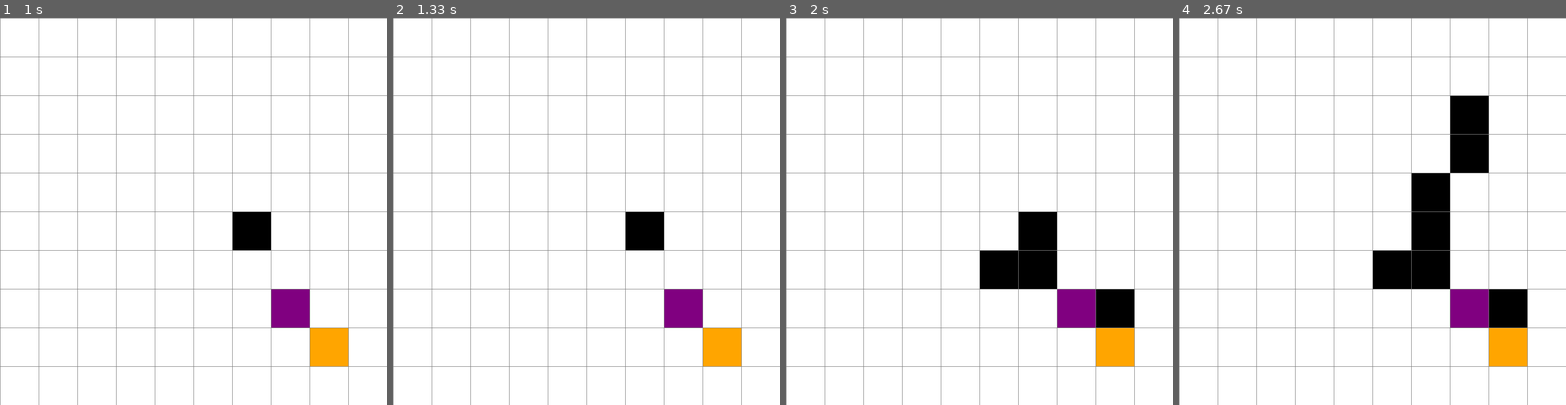
Above: before the commit, frames 1-4 (left to right).
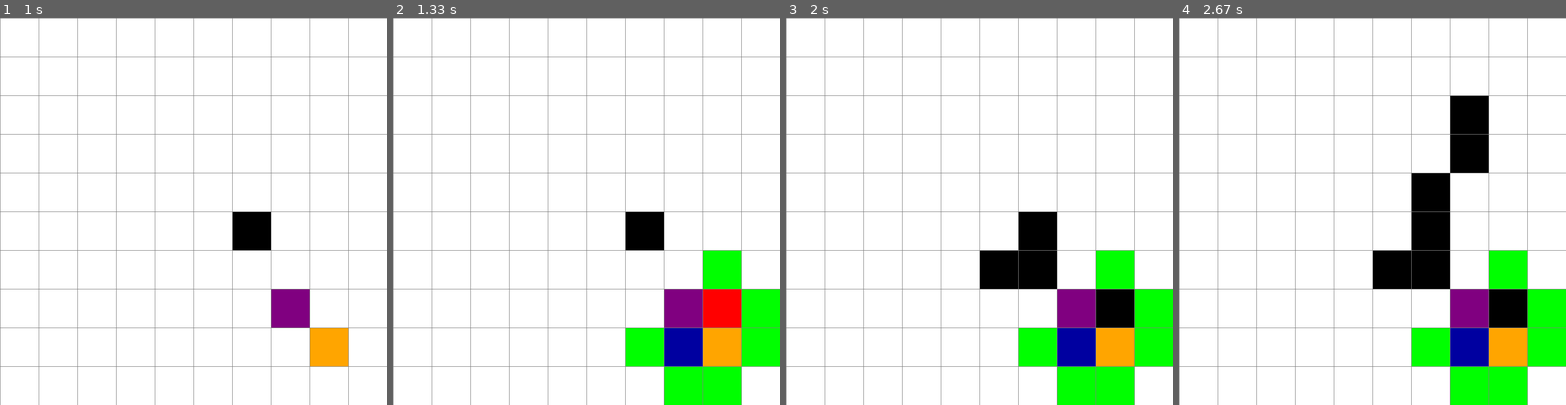
Above: after the commit, the same moments.

Repository: DavidG2115/Inteligencia-Artificial-
Game: pygame game, started from Proyecto1/algoritmoA.py
The game is run twice, just before and just after one commit, with the same random seed, the same clock (stepped at 60 frames per second) and the same inputs.
Inputs (mouse positions are in pixels of both pictures, inside the frame that each line leads up to):
- Up to frame 1 (1 s): tap C at 0.33 s; press the mouse at (336, 346) at 0.7 s; move the mouse to (286, 296) at 0.8 s; release the mouse at (239, 246) at 0.93 s
- Up to frame 2 (1.33 s): tap Space at 1 s
- Up to frame 3 (2 s): click (983, 254) at 1.38 s; press the mouse at (983, 254) at 1.7 s; move the mouse to (1049, 281) at 1.8 s; release the mouse at (1114, 312) at 1.93 s
- Up to frame 4 (2.67 s): press the mouse at (1376, 254) at 2.03 s; move the mouse to (1415, 196) at 2.13 s; release the mouse at (1453, 141) at 2.27 s; press the mouse at (1376, 254) at 2.37 s; move the mouse to (1418, 184) at 2.47 s; release the mouse at (1457, 118) at 2.6 s

Frame 1 is identical in both runs. In frame 2, 7.8% of the frame differs, in the area x 60-100%, y 60-100%; in frame 3, 6.8%; in frame 4, 6.8%.

Commit message:
funcionamiento de algoritmo sin diagonales

Diff:
--- a/Proyecto1/algoritmoA.py
+++ b/Proyecto1/algoritmoA.py
@@ -1,4 +1,5 @@
 import pygame
+from queue import PriorityQueue
 
 # Configuraciones iniciales
 ANCHO_VENTANA = 800
@@ -13,6 +14,7 @@
 ROJO = (255, 0, 0)
 NARANJA = (255, 165, 0)
 PURPURA = (128, 0, 128)
+AZUL = (0, 0, 160)
 
 class Nodo:
     def __init__(self, fila, col, ancho, total_filas):
@@ -23,6 +25,7 @@
         self.color = BLANCO
         self.ancho = ancho
         self.total_filas = total_filas
+        self.vecinos = []
 
     def get_pos(self):
         return self.fila, self.col
@@ -47,6 +50,32 @@
 
     def hacer_fin(self):
         self.color = PURPURA
+
+    # Metodos para cambiar el color de los nodos
+    def hacer_abierto(self):
+        self.color = VERDE
+
+    def hacer_cerrado(self):
+        self.color = ROJO
+
+    def hacer_camino(self):
+        self.color = AZUL
+
+
+    def actualizar_vecinos(self, grid):
+        self.vecinos = []
+        # abajo
+        if self.fila < self.total_filas - 1 and not grid[self.fila + 1][self.col].es_pared():
+            self.vecinos.append(grid[self.fila + 1][self.col])
+        # arriba
+        if self.fila > 0 and not grid[self.fila - 1][self.col].es_pared():
+            self.vecinos.append(grid[self.fila - 1][self.col])
+        # derecha
+        if self.col < self.total_filas - 1 and not grid[self.fila][self.col + 1].es_pared():
+            self.vecinos.append(grid[self.fila][self.col + 1])
+        # izquierda
+        if self.col > 0 and not grid[self.fila][self.col - 1].es_pared():
+            self.vecinos.append(grid[self.fila][self.col - 1])
 
     def dibujar(self, ventana):
         pygame.draw.rect(ventana, self.color, (self.x, self.y, self.ancho, self.ancho))
@@ -84,6 +113,69 @@
     col = x // ancho_nodo
     return fila, col
 
+# Logica para el Algoritmo A*
+def heuristica(a, b):
+    x1, y1 = a.get_pos()
+    x2, y2 = b.get_pos()
+    return abs(x1 - x2) + abs(y1 - y2)
+
+def reconstruir_camino(came_from, actual, dibujar):
+    while actual in came_from:
+        actual = came_from[actual]
+        if not actual.es_inicio():
+            actual.hacer_camino()
+        dibujar()
+
+def a_estrella(dibujar, grid, inicio, fin):
+    count = 0
+    open_set = PriorityQueue()
+    open_set.put((0, count, inicio))
+    came_from = {}
+
+    g_score = {n: float("inf") for fila in grid for n in fila}
+    g_score[inicio] = 0
+
+    f_score = {n: float("inf") for fila in grid for n in fila}
+    f_score[inicio] = heuristica(inicio, fin)
+
+    open_hash = {inicio}
+
+    while not open_set.empty():
+        for event in pygame.event.get():
+            if event.type == pygame.QUIT:
+                pygame.quit()
+
+        actual = open_set.get()[2]
+        open_hash.remove(actual)
+
+        if actual == fin:
+            reconstruir_camino(came_from, fin, dibujar)
+            fin.hacer_fin()
+            inicio.hacer_inicio()
+            return True
+
+        for vecino in actual.vecinos:
+            temp_g = g_score[actual] + 1
+
+            if temp_g < g_score[vecino]:
+                came_from[vecino] = actual
+                g_score[vecino] = temp_g
+                f_score[vecino] = temp_g + heuristica(vecino, fin)
+                if vecino not in open_hash:
+                    count += 1
+                    open_set.put((f_score[vecino], count, vecino))
+                    open_hash.add(vecino)
+                    vecino.hacer_abierto()
+
+        dibujar()
+        pygame.time.delay(50)
+
+        if actual != inicio:
+            actual.hacer_cerrado()
+
+    return False
+
+
 def main(ventana, ancho):
     FILAS = 10
     grid = crear_grid(FILAS, ancho)
@@ -124,6 +216,19 @@
                 elif nodo == fin:
                     fin = None
 
+            if event.type == pygame.KEYDOWN:
+                if event.key == pygame.K_SPACE and inicio and fin:
+                    for fila in grid:
+                        for nodo in fila:
+                            nodo.actualizar_vecinos(grid)
+
+                    a_estrella(lambda: dibujar(ventana, grid, FILAS, ancho), grid, inicio, fin)
+
+                if event.key == pygame.K_c:
+                    inicio = None
+                    fin = None
+                    grid = crear_grid(FILAS, ancho)
+
     pygame.quit()
 
 main(VENTANA, ANCHO_VENTANA)
